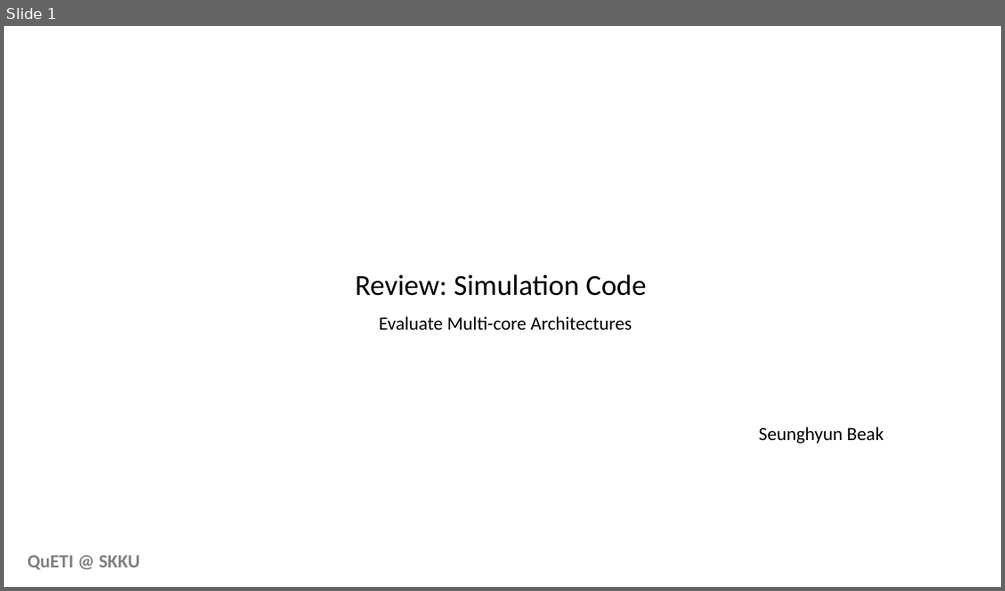
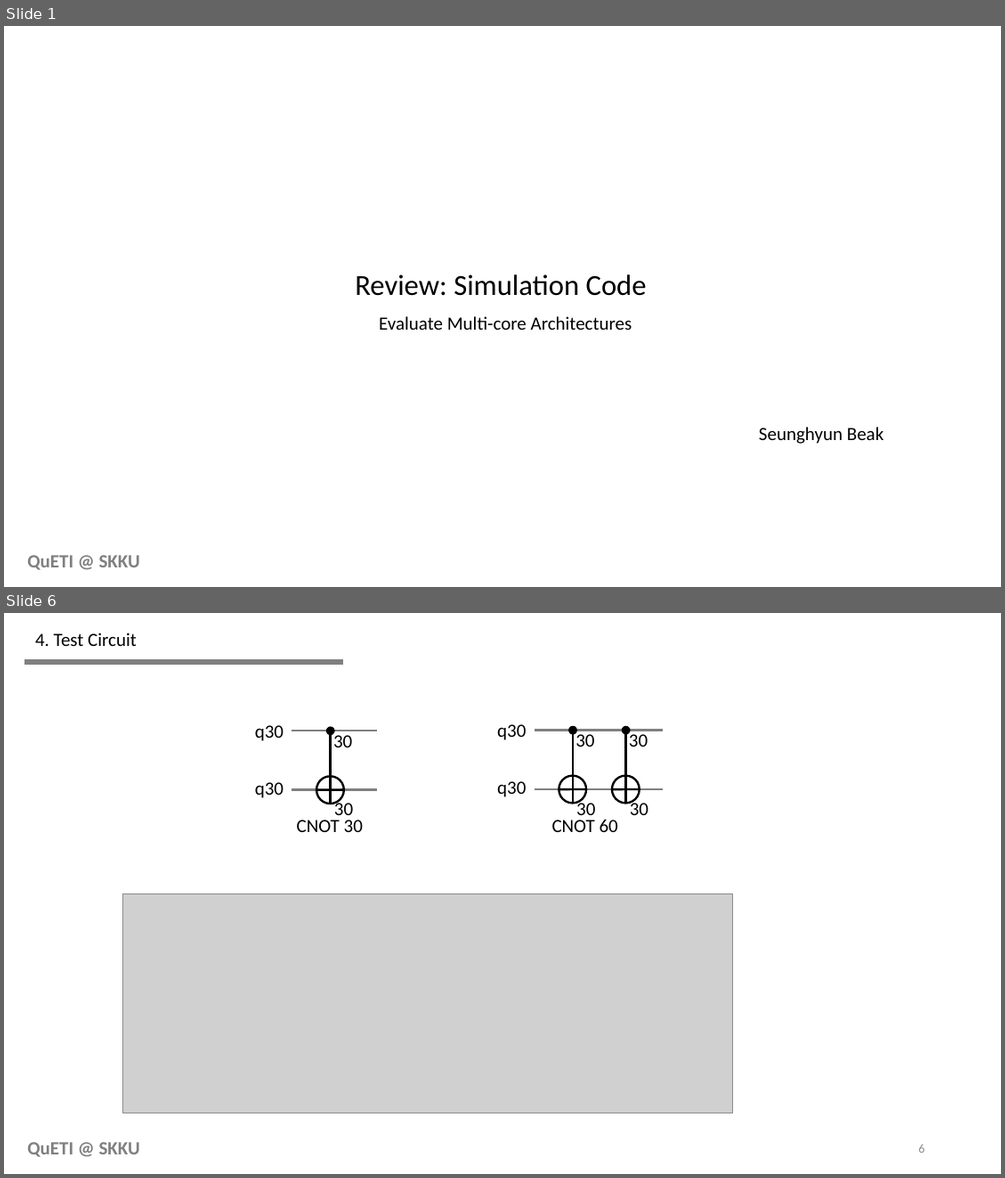
Before and after one commit to Seunghyun100/simulator, a slide deck: Simulation Code Review.pptx. Shown one above the other, each under a label of ours: slide 1 before the commit, slides 1 and 6 after it; the slides between them are not shown. The pictures are 1005x591 and 1005x1178 pixels, drawn with LibreOffice and Linux fonts; fonts in the diff are those of the drawing; grey boxes stand for pictures. Boxes give left, top, right and bottom in pixels: in the first picture for what was removed or moved away, otherwise in the second. Text is boxed around its words. In the diff, an @@ line names an element or a change of style, - is before the commit and + after.

```diff
--- a/Simulation Code Review.pptx
+++ b/Simulation Code Review.pptx
@@ slide 6 added at bbox=[4, 613, 1001, 1174], background #FFFFFF; not listed: 1 template element that a slide beside it also shows @@
@@ text added at bbox=[35, 633, 137, 646], 18 pt, text #000000 @@
+4. Test Circuit
@@ line added from (25, 662) to (343, 662), #808080 5 pt @@
@@ group added at bbox=[255, 725, 377, 832]: 5 texts, 4 lines, 2 ellipses @@
+q30
+q30
+30
+30
+CNOT 30
@@ group added at bbox=[497, 724, 663, 832]: 7 texts, 6 lines, 4 ellipses @@
+q30
+q30
+30
+30
+30
+30
+CNOT 60
@@ picture added at bbox=[123, 893, 733, 1113] @@
@@ page number added at bbox=[918, 1144, 924, 1152], 12 pt, text #8C8C8C @@
+6
```
Also in this commit, not shown: 1 slide changed, 5 other slides added, 3 slides removed, 11 other files.
